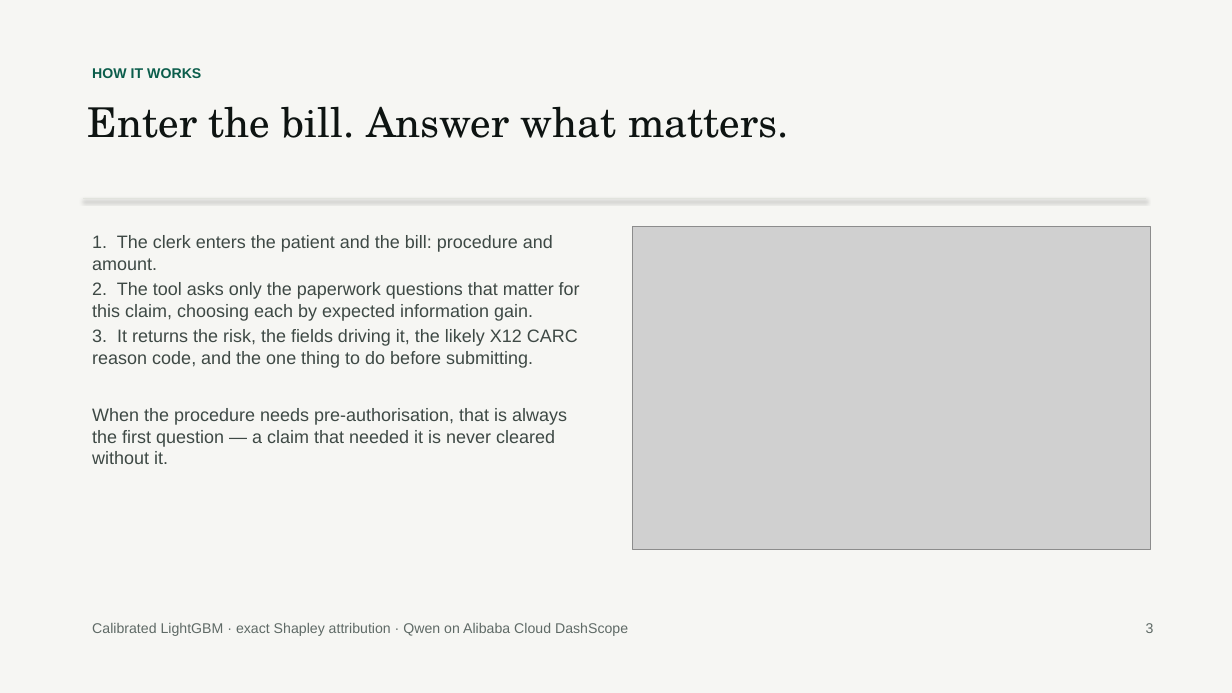
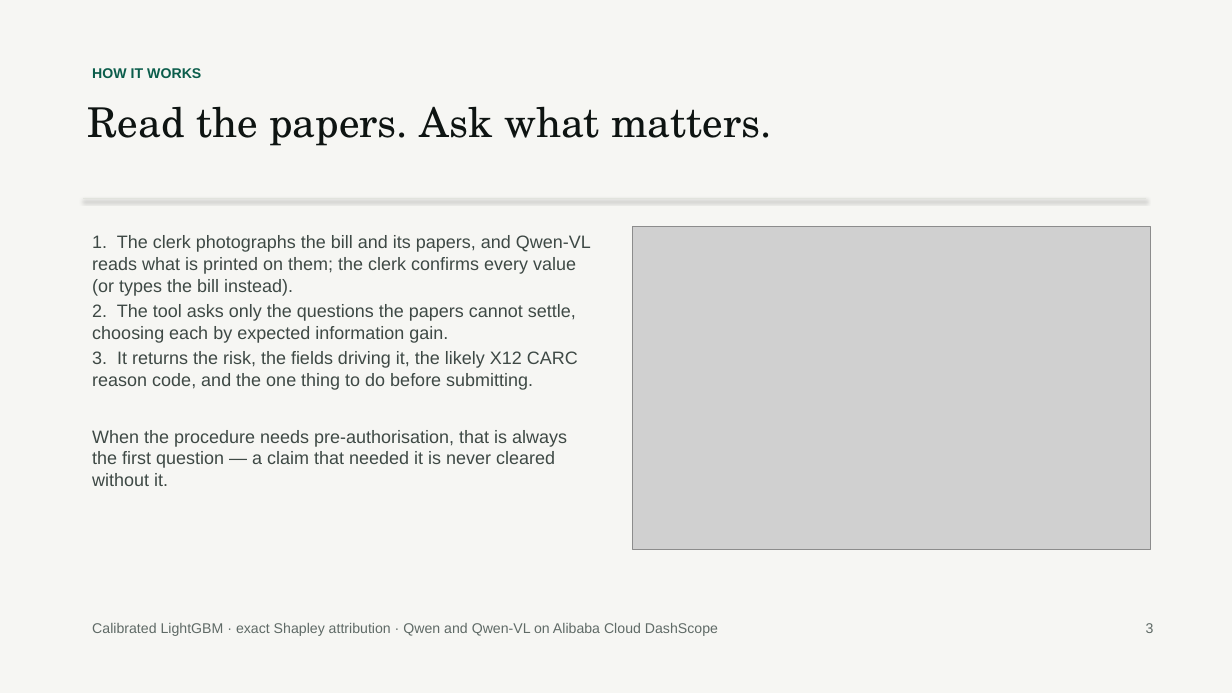
Before and after one commit to mirza-ahsan/tasdeeq-e-bima, a slide deck: slide 3 of docs/deck.pptx. Drawn at 1232x693 pixels with LibreOffice and Linux fonts; fonts in the diff are those of the drawing; grey boxes stand for pictures. Boxes give left, top, right and bottom in pixels: in the first picture for what was removed or moved away, otherwise in the second. Text is boxed around its words. In the diff, an @@ line names an element or a change of style, - is before the commit and + after.

```diff
--- a/docs/deck.pptx
+++ b/docs/deck.pptx
@@ text at [88,106,772,146]: text changed @@
-Enter the bill. Answer what matters.
+Read the papers. Ask what matters.
@@ text at [92,235,591,343]: text changed @@
-1. The clerk enters the patient and the bill: procedure and amount.
-2. The tool asks only the paperwork questions that matter for this claim, choosing each by expected information gain.
+1. The clerk photographs the bill and its papers, and Qwen-VL reads what is printed on them; the clerk confirms every value (or types the bill instead).
+2. The tool asks only the questions the papers cannot settle, choosing each by expected information gain.
@@ text at [92,623,718,636]: text changed @@
-Calibrated LightGBM · exact Shapley attribution · Qwen on Alibaba Cloud DashScope
+Calibrated LightGBM · exact Shapley attribution · Qwen and Qwen-VL on Alibaba Cloud DashScope
```
Also in this commit, not shown: 1 other slide changed, 12 other files.
